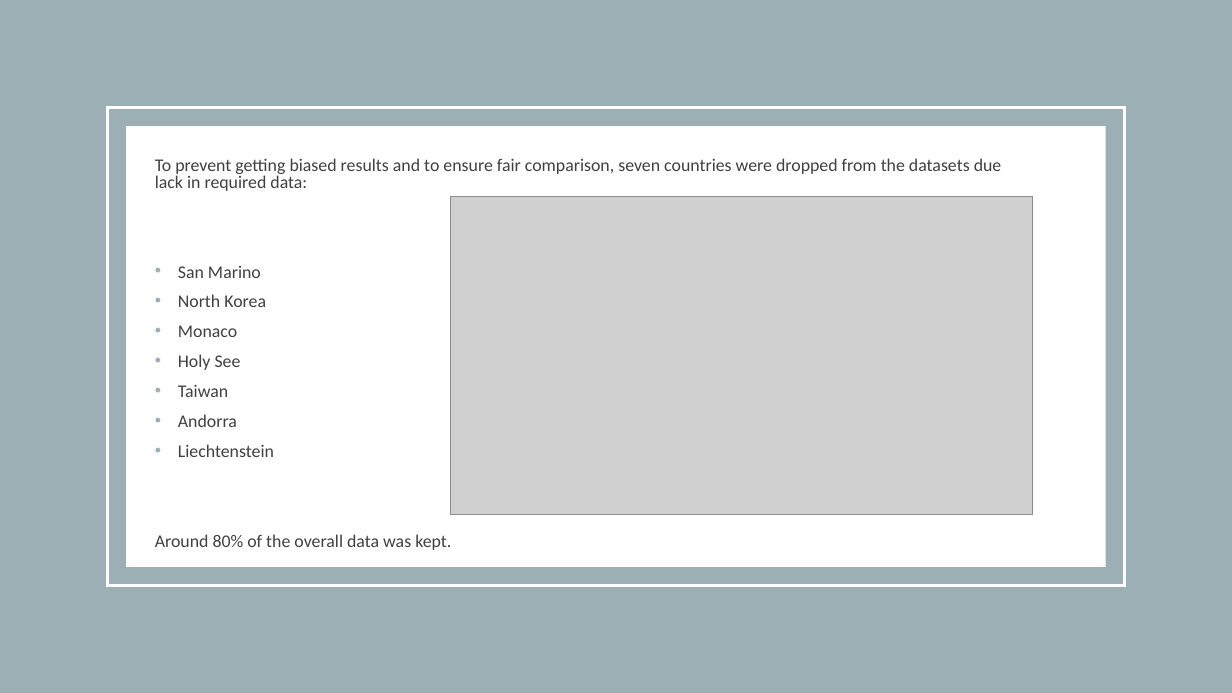
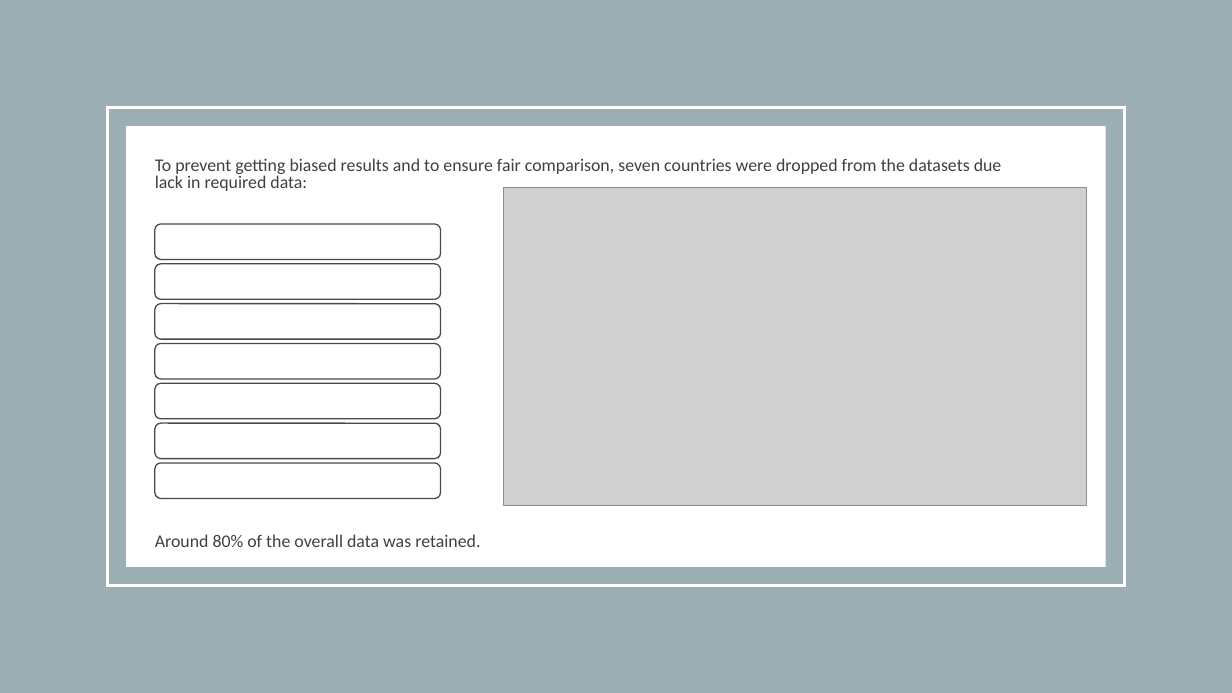
Before and after one commit to EENG-Mohamed-Shawqi/project_2, a slide deck: slide 6 of presentaion/World Development Statistics.pptx. Drawn at 1232x693 pixels with LibreOffice and Linux fonts; fonts in the diff are those of the drawing; grey boxes stand for pictures. Boxes give left, top, right and bottom in pixels: in the first picture for what was removed or moved away, otherwise in the second. Text is boxed around its words. In the diff, an @@ line names an element or a change of style, - is before the commit and + after.

```diff
--- a/presentaion/World Development Statistics.pptx
+++ b/presentaion/World Development Statistics.pptx
@@ picture: place and size @@
-picture at box(450, 197, 1032, 515)
+picture at box(504, 188, 1086, 506)
@@ group added at box(155, 224, 441, 498): 7 rounded rectangles @@
@@ text at box(155, 534, 480, 547): text changed @@
-• San Marino
-• North Korea
-• Monaco
-• Holy See
-• Taiwan
-• Andorra
-• Liechtenstein
-Around 80% of the overall data was kept.
+Around 80% of the overall data was retained.
```
Also in this commit, not shown: 3 other slides changed, 1 other file.
